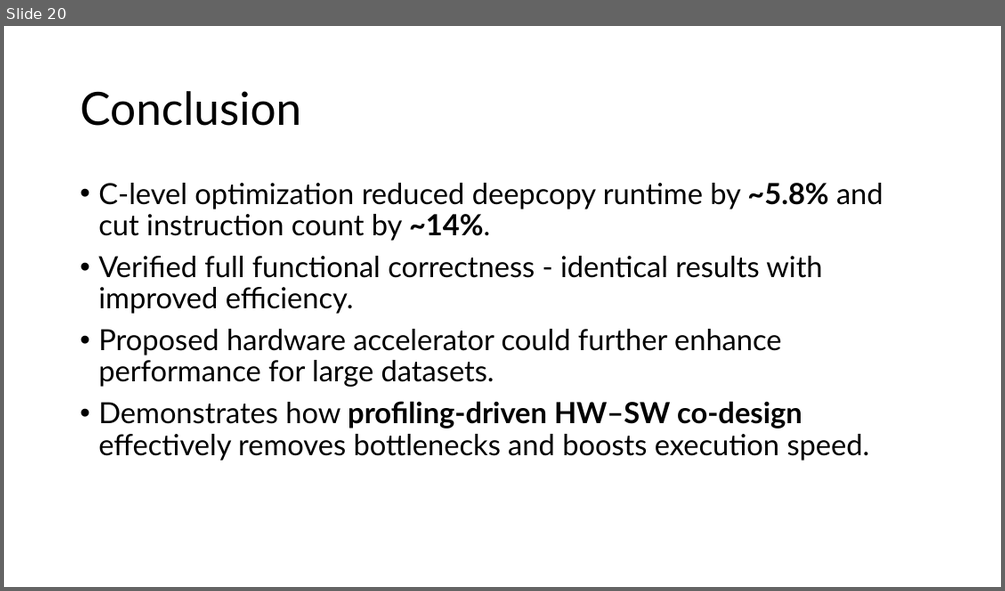
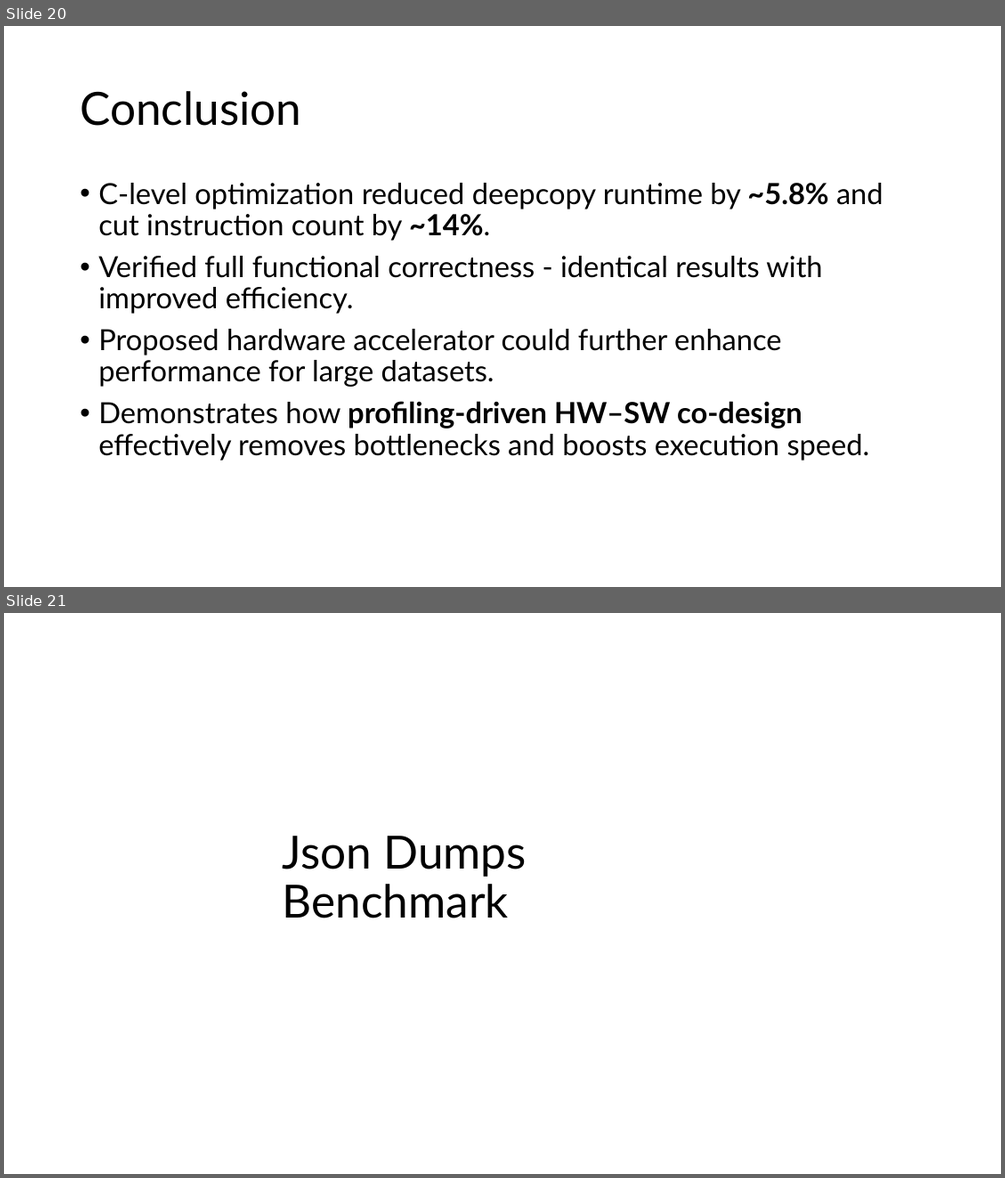
Before and after one commit to Dorknafo7/HW-SW-Co-Design-Project, a slide deck: project_presentation.pptx. Shown one above the other, each under a label of ours: slide 20 before the commit, slides 20 and 21 after it. The pictures are 1005x591 and 1005x1178 pixels, drawn with LibreOffice and Linux fonts; fonts in the diff are those of the drawing. Boxes give left, top, right and bottom in pixels: in the first picture for what was removed or moved away, otherwise in the second. Text is boxed around its words. In the diff, an @@ line names an element or a change of style, - is before the commit and + after.

Commit message:
ppt update - add json_dumps presentation

```diff
--- a/project_presentation.pptx
+++ b/project_presentation.pptx
@@ slide 21 added at [4,613,1001,1174], background #FFFFFF @@
@@ text added at [283,835,526,918], 44 pt, text #000000 @@
+Json Dumps Benchmark
```
Also in this commit, not shown: 17 other slides added.
